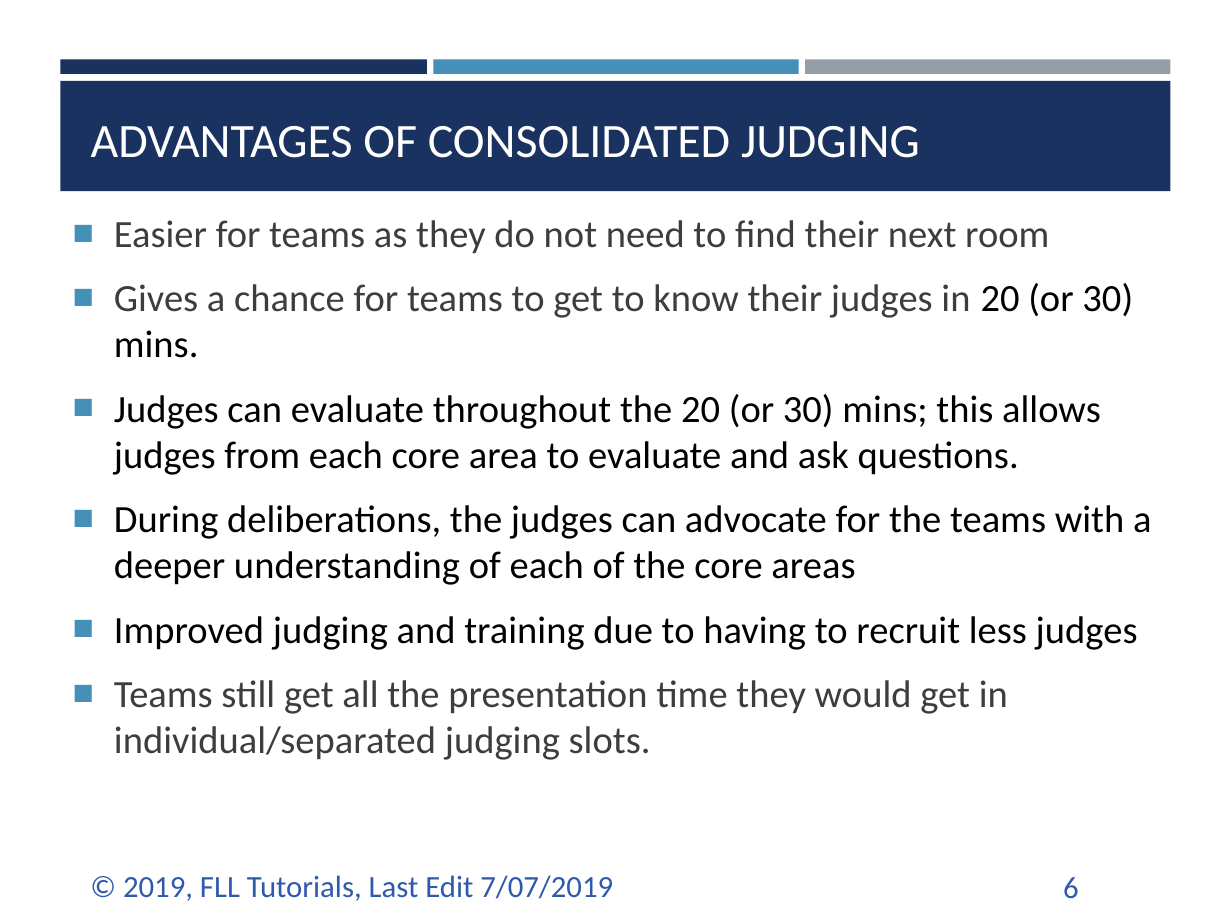
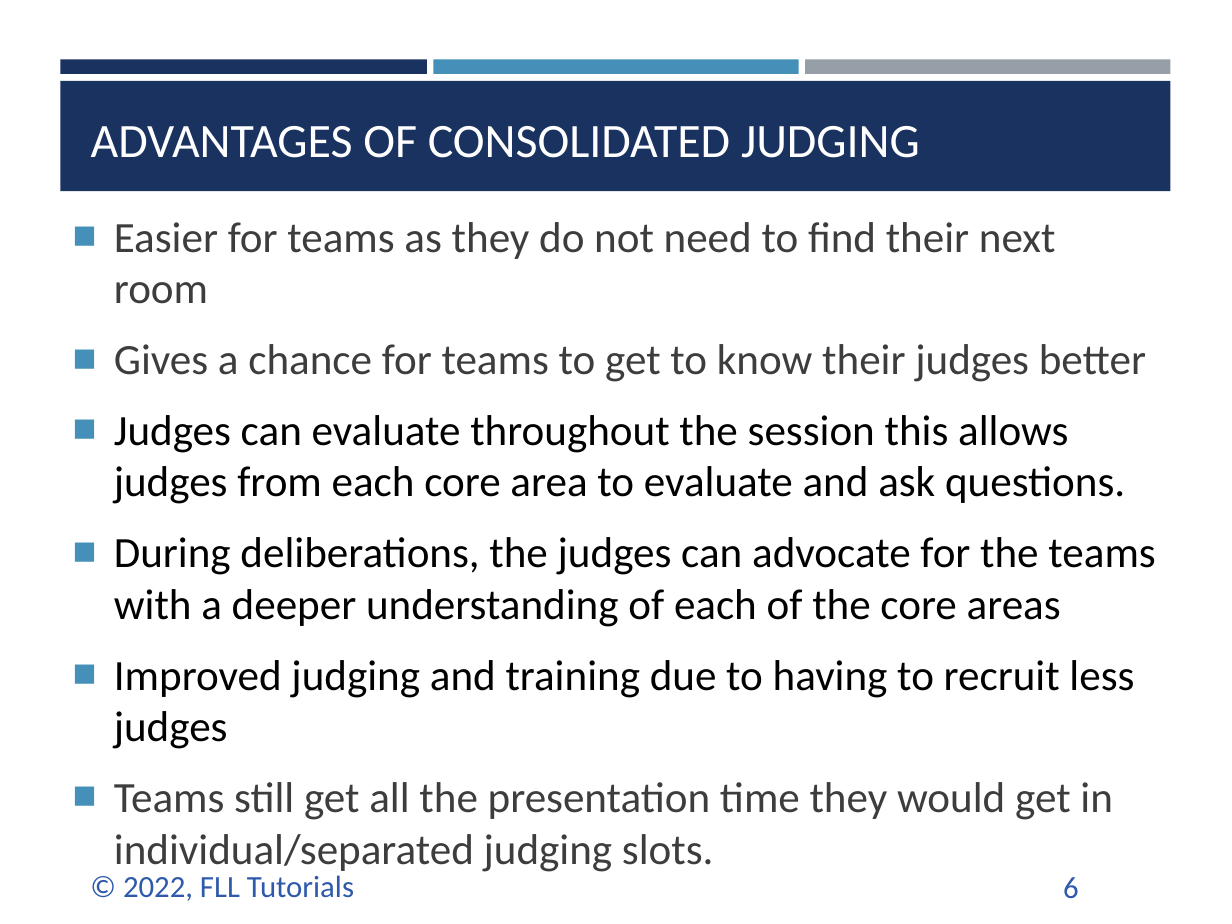
Before and after one commit to ev3lessons/FLL-Tutorials, a slide deck: slide 6 of translations/en-us/RobotGame/ConsolidatedJudging.pptx. Drawn at 1232x924 pixels with LibreOffice and Linux fonts; fonts in the diff are those of the drawing. Boxes give left, top, right and bottom in pixels: in the first picture for what was removed or moved away, otherwise in the second. Text is boxed around its words. In the diff, an @@ line names an element or a change of style, - is before the commit and + after.

```diff
--- a/translations/en-us/RobotGame/ConsolidatedJudging.pptx
+++ b/translations/en-us/RobotGame/ConsolidatedJudging.pptx
@@ text at <box>114,222,1155,872</box>: size 22.5 to 25.2 pt in "Easier for teams as they do not ...", "During deliberations, the judges can advocate for ...", "Improved judging and training due to having ...", "Teams still get all the presentation time ..." @@
@@ text at <box>114,344,1146,504</box>: text changed; size 22.5 to 25.2 pt @@
-■ Gives a chance for teams to get to know their judges in 20 (or 30) mins.
-■ Judges can evaluate throughout the 20 (or 30) mins; this allows judges from each core area to evaluate and ask questions.
+■ Gives a chance for teams to get to know their judges better
+■ Judges can evaluate throughout the session this allows judges from each core area to evaluate and ask questions.
@@ text at <box>123,875,354,901</box>: text changed @@
-© 2019, FLL Tutorials, Last Edit 7/07/2019
+© 2022, FLL Tutorials
```
Also in this commit, not shown: 3 other slides changed, 2 slides added, 2 slides removed, 13 other files.
